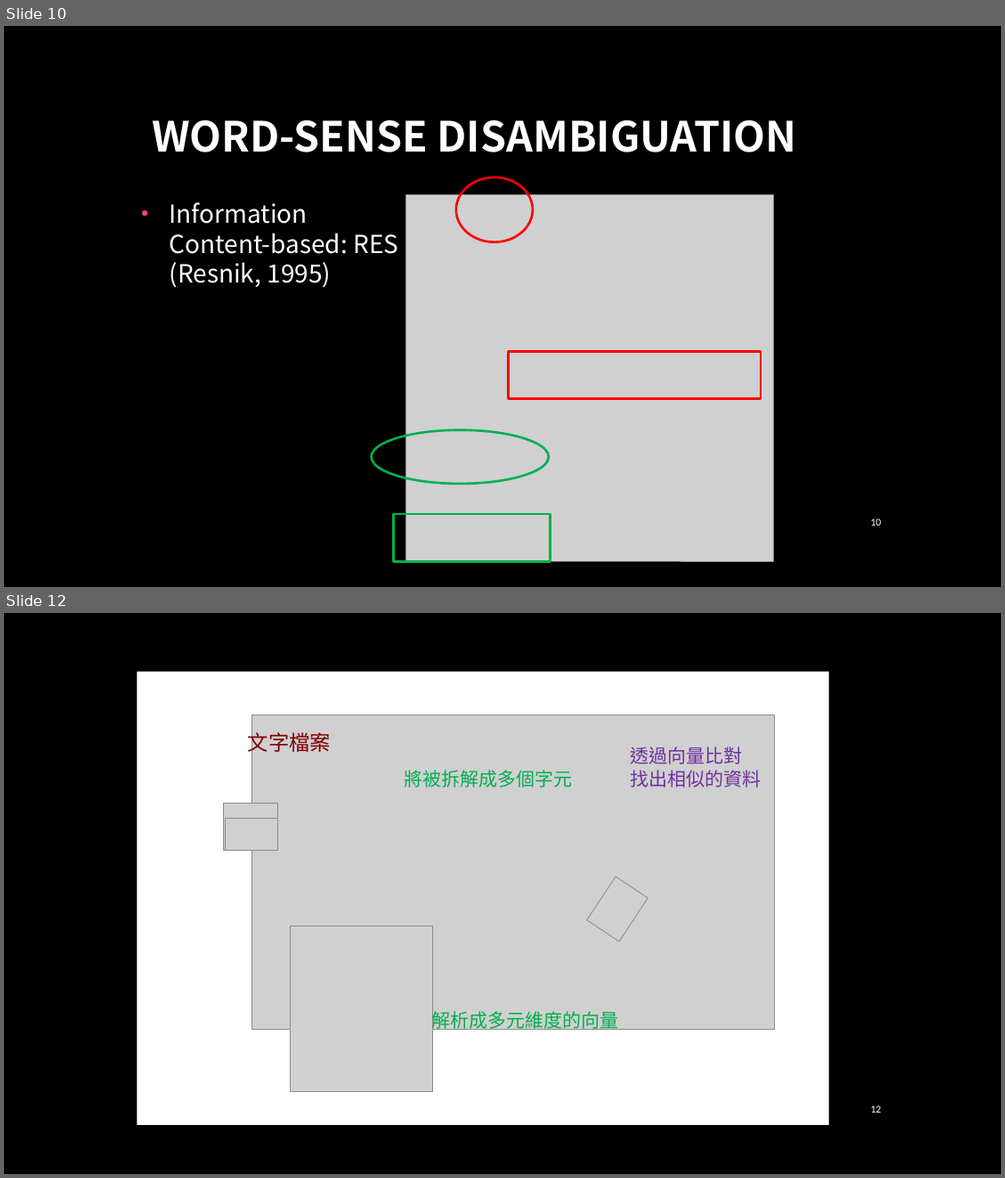
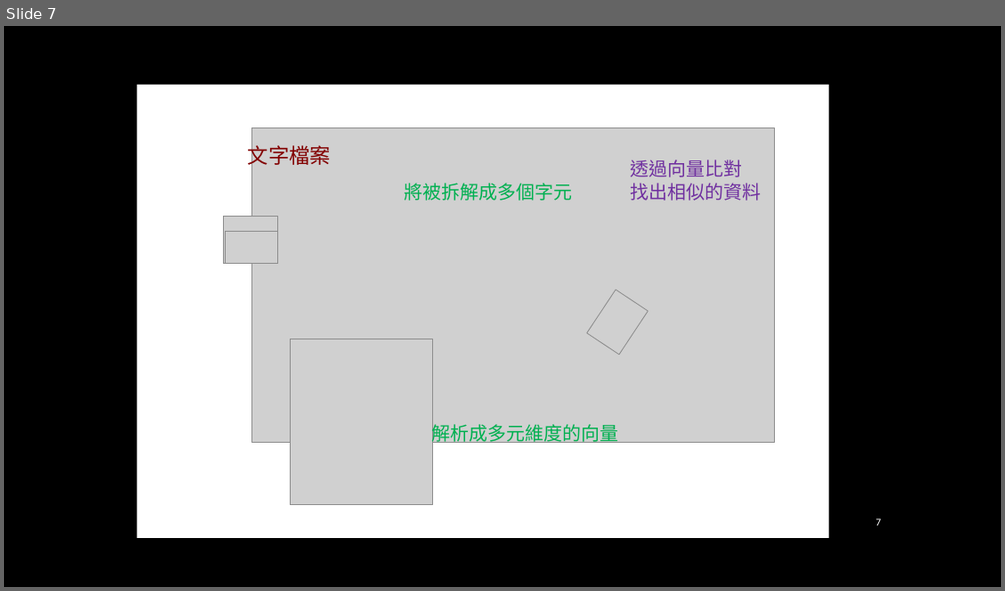
Before and after one commit to jiaweichang/biography, a slide deck: slides/Talks/Foundation of Natural Language Understanding.pptx. Shown one above the other, each under a label of ours: slides 10 and 12 before the commit, slide 7 after it; the slides between them are not shown. The pictures are 1005x1178 and 1005x591 pixels, drawn with LibreOffice and Linux fonts; fonts in the diff are those of the drawing; grey boxes stand for pictures; background and template pictures are left out. Boxes give left, top, right and bottom in pixels: in the first picture for what was removed or moved away, otherwise in the second. Text is boxed around its words. In the diff, an @@ line names an element or a change of style, - is before the commit and + after.

```diff
--- a/slides/Talks/Foundation of Natural Language Understanding.pptx
+++ b/slides/Talks/Foundation of Natural Language Understanding.pptx
@@ slide 10 removed at (4, 26, 1001, 587), background picture (left out) @@
@@ title removed at (152, 120, 797, 152) @@
-WORD-SENSE DISAMBIGUATION
@@ ellipse removed at (456, 177, 533, 242) @@
@@ text removed at (170, 202, 398, 288) @@
-  • Information Content-based: RES (Resnik, 1995)
@@ picture removed at (406, 195, 774, 562) @@
@@ rectangle removed at (508, 351, 760, 398) @@
@@ ellipse removed at (372, 430, 549, 483) @@
@@ rectangle removed at (394, 514, 550, 561) @@
@@ page number removed at (871, 518, 882, 525) @@
-10
@@ what was slide 12 is now slide 7 @@
@@ page number at (875, 518, 881, 525): text changed @@
-12
+7
```
Also in this commit, not shown: 1 slide changed, 6 slides added, 8 other slides removed, 2 other files.
